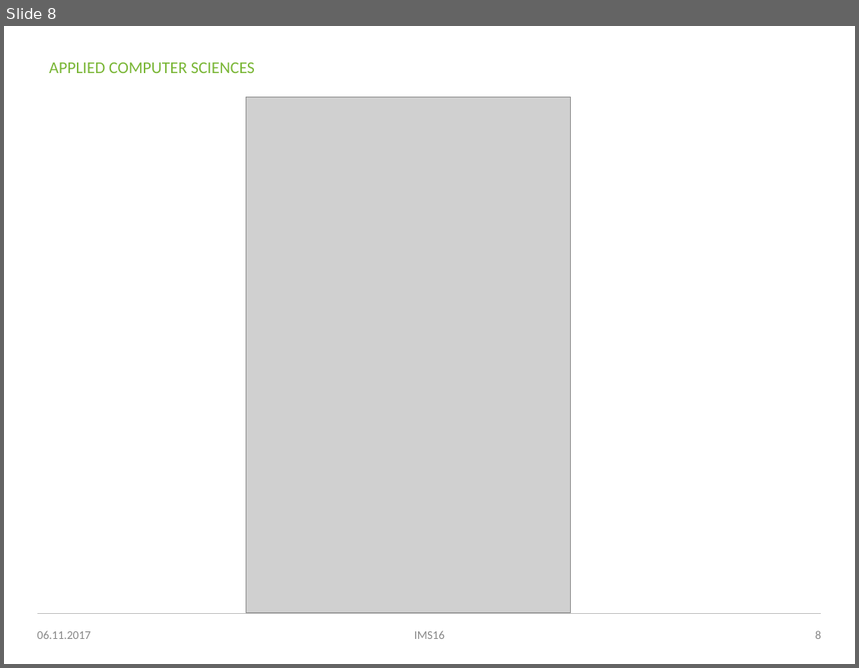
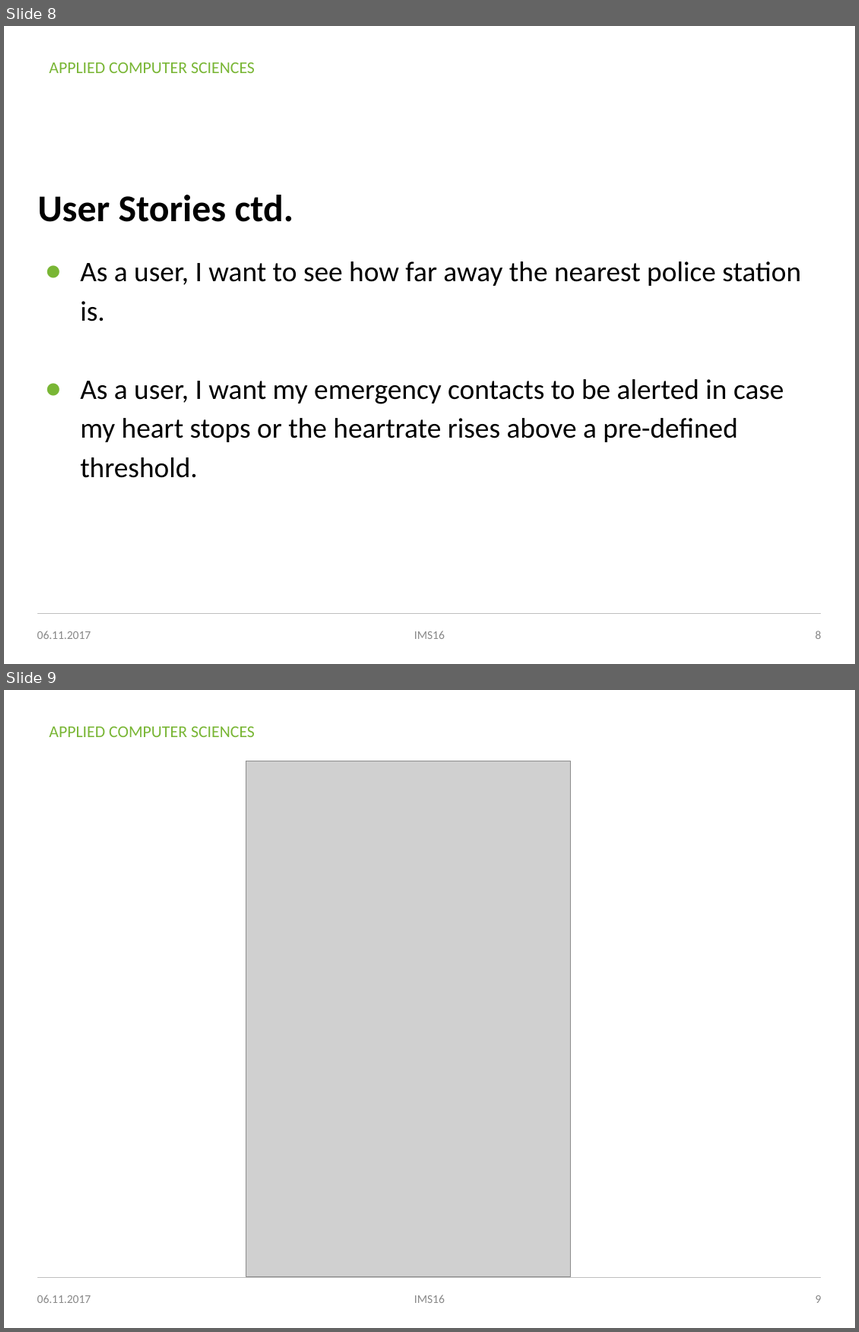
Before and after one commit to MICSTI/emergency-alerter-ios, a slide deck: presentations/01_idea_emergency_alerter.pptx. Shown one above the other, each under a label of ours: slide 8 before the commit, slides 8 and 9 after it. The pictures are 859x668 and 859x1332 pixels, drawn with LibreOffice and Linux fonts; fonts in the diff are those of the drawing; grey boxes stand for pictures; background and template pictures are left out. Boxes give left, top, right and bottom in pixels: in the first picture for what was removed or moved away, otherwise in the second. Text is boxed around its words. In the diff, an @@ line names an element or a change of style, - is before the commit and + after.

```diff
--- a/presentations/01_idea_emergency_alerter.pptx
+++ b/presentations/01_idea_emergency_alerter.pptx
@@ slide 8 added at box(4, 26, 855, 664), background #FFFFFF; not listed: 2 template elements that a slide beside it also shows @@
@@ title added at box(37, 195, 294, 222), 32 pt, text #000000, bold @@
+User Stories ctd.
@@ text added at box(80, 262, 801, 478), 24 pt, text #000000 @@
+● As a user, I want to see how far away the nearest police station is.
+● As a user, I want my emergency contacts to be alerted in case my heart stops or the heartrate rises above a pre-defined threshold.
@@ text added at box(37, 631, 91, 639), 10 pt, text #888888 @@
+06.11.2017
@@ text added at box(414, 631, 445, 639), 10 pt, text #888888 @@
+IMS16
@@ page number added at box(816, 631, 822, 639), 10 pt, text #888888 @@
+8
@@ what was slide 8 is now slide 9 @@
@@ page number at box(816, 1296, 822, 1303): text changed @@
-8
+9
```
Also in this commit, not shown: 2 slides changed.
